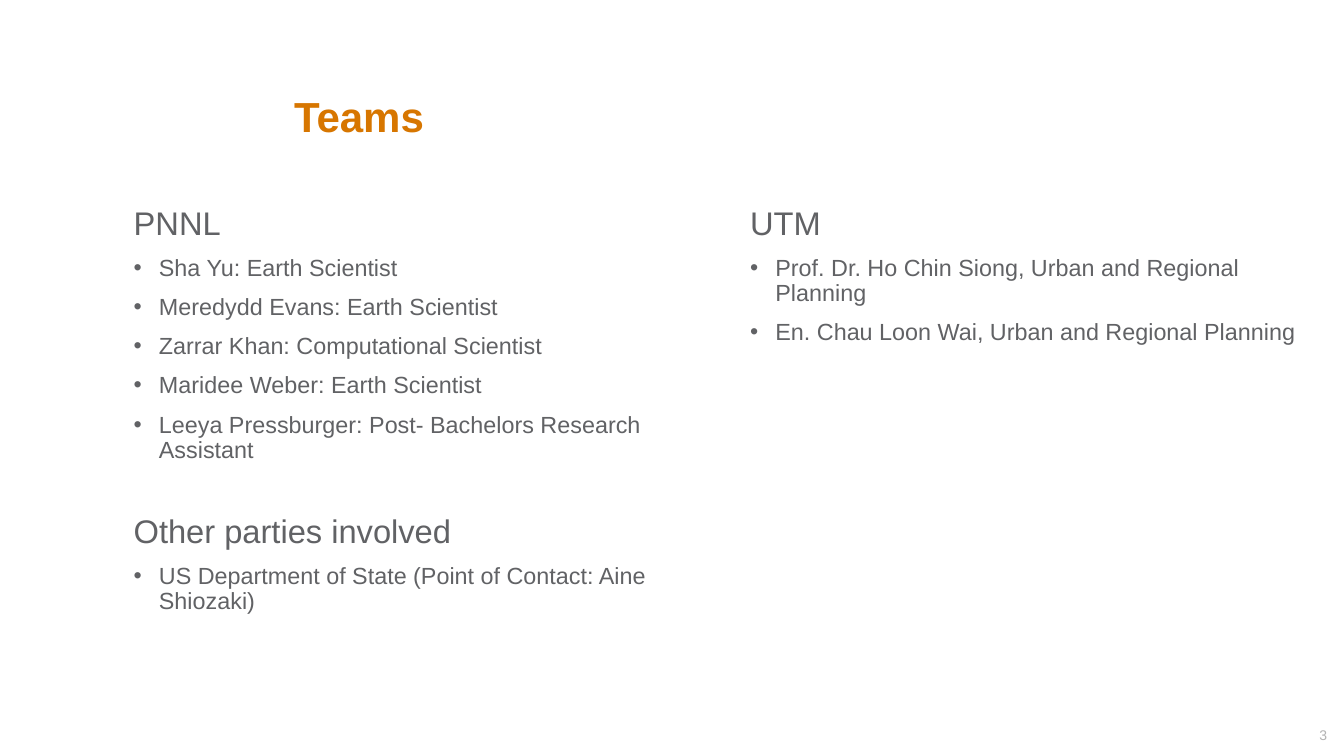
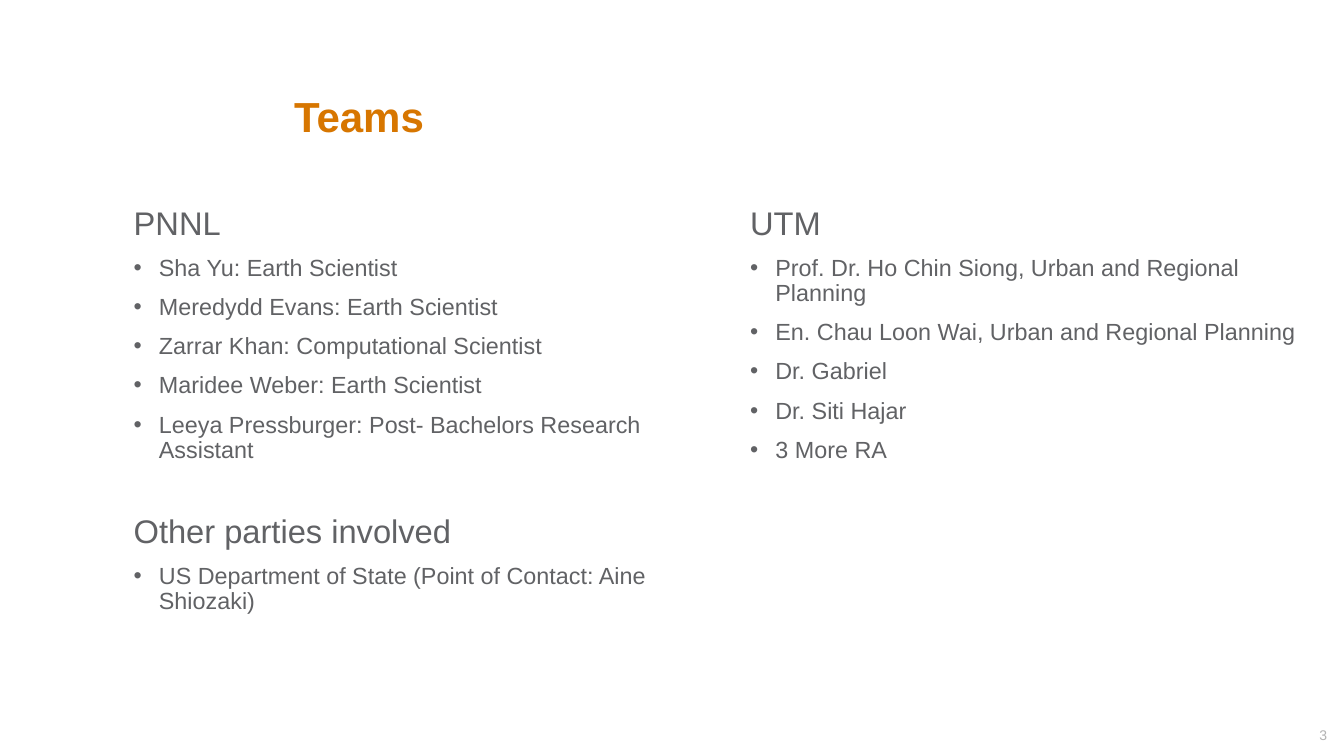
Before and after one commit to JGCRI/seasia, a slide deck: slide 3 of presentations/Malaysia/PNNL_UTM_May_2022.pptx. Drawn at 1344x756 pixels with LibreOffice and Linux fonts; fonts in the diff are those of the drawing; background and template pictures are left out. Boxes give left, top, right and bottom in pixels: in the first picture for what was removed or moved away, otherwise in the second. Text is boxed around its words. In the diff, an @@ line names an element or a change of style, - is before the commit and + after.

```diff
--- a/presentations/Malaysia/PNNL_UTM_May_2022.pptx
+++ b/presentations/Malaysia/PNNL_UTM_May_2022.pptx
@@ text at [775, 362, 907, 458]: paragraphs added @@
+• Dr. Gabriel
+• Dr. Siti Hajar
+• 3 More RA
```
Also in this commit, not shown: 3 other slides changed, 2 slides added.
